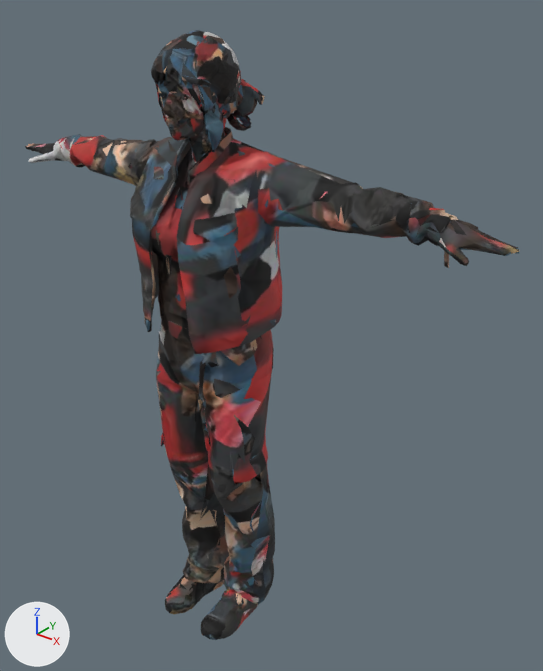
The glTF model packages/client/public/characters/meshy_bikergirl.glb, before and after one commit.
One viewpoint serves both versions: a 50 mm lens placed at (1.355, -1.418, 1.959), pointed at (0.112, 0.137, 0.995). Arrows for +X, +Y and +Z are at lower left; the lights stay in place. The first picture is the older version. Vertices at exactly the same position are counted once.

In view in the first picture: 'meshy_bikergirl', 'meshy_bikergirl_lod'.
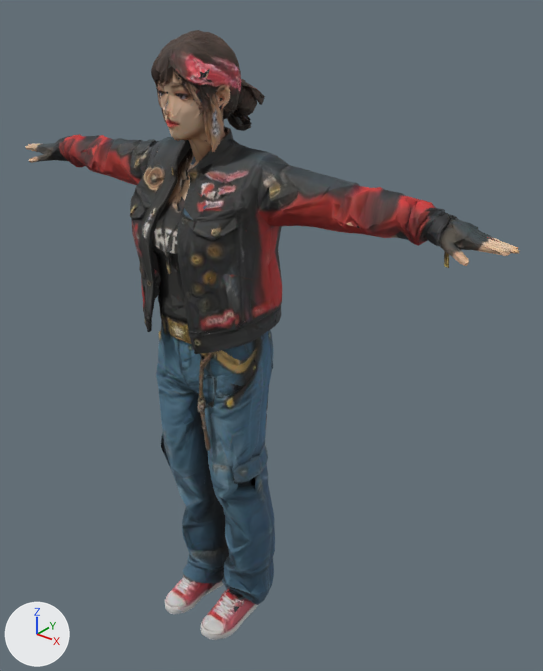
The change, as a diff of the scene's bpy script:
```diff
--- a/packages/client/public/characters/meshy_bikergirl.glb.py
+++ b/packages/client/public/characters/meshy_bikergirl.glb.py
@@ me_meshy_bikergirl @@
 me_meshy_bikergirl.from_pydata(...)  # 5140 vertices, 10374 faces; spans x -0.84..0.84, y -0.18..0.17, z 0.0..1.83
 # used by ob_meshy_bikergirl; location = (0.0, 0.0, 0.0)
+# me_meshy_bikergirl part 1: 10301 kept faces spanning x -0.84..0.84, y -0.18..0.17, z 0.0..1.83 get new texture (UV) coordinates
 me_meshy_bikergirl.materials.append(mat_mi_meshy_meshy_bikergirl)
@@ me_meshy_bikergirl_lod @@
 # used by ob_meshy_bikergirl_lod; location = (0.0, 0.0, 0.0)
-me_meshy_bikergirl_lod.from_pydata(...)  # 1257 vertices, 2582 faces; spans x -0.83..0.84, y -0.18..0.17, z 0.0..1.83
+me_meshy_bikergirl_lod.from_pydata(...)  # 1254 vertices, 2585 faces; spans x -0.82..0.84, y -0.17..0.17, z 0.0..1.82
+# me_meshy_bikergirl_lod part 2: 52 vertices moved from x -0.75..0.75, y -0.17..0.15, z 0.03..1.79 to x -0.75..0.75, y -0.15..0.14, z 0.02..1.78; 716 vertices removed from x -0.83..0.82, y -0.18..0.17, z 0.0..1.83; 713 vertices added at x -0.82..0.83, y -0.17..0.16, z 0.0..1.82
+# me_meshy_bikergirl_lod part 3: 85 kept faces spanning x -0.75..0.84, y -0.17..0.15, z 0.0..1.78 get new texture (UV) coordinates
 me_meshy_bikergirl_lod.materials.append(mat_mi_meshy_meshy_bikergirl)
```

Where the change shows, as pixel boxes (x1, y1, x2, y2) in the pictures (543 x 671 px; the box of a moved part takes in the faces that stretch with it):
'meshy_bikergirl_lod', reshaped
    before: (30, 35, 520, 637)
    after: (33, 38, 520, 629)
part 1 of me_meshy_bikergirl, surface changed
    both: (25, 30, 519, 640)
part 2 of me_meshy_bikergirl_lod, moved or reshaped
    before: (30, 35, 519, 637)
    after: (33, 38, 520, 629)
part 3 of me_meshy_bikergirl_lod, surface changed
    before: (36, 76, 450, 602)
    after: (47, 76, 450, 602)
